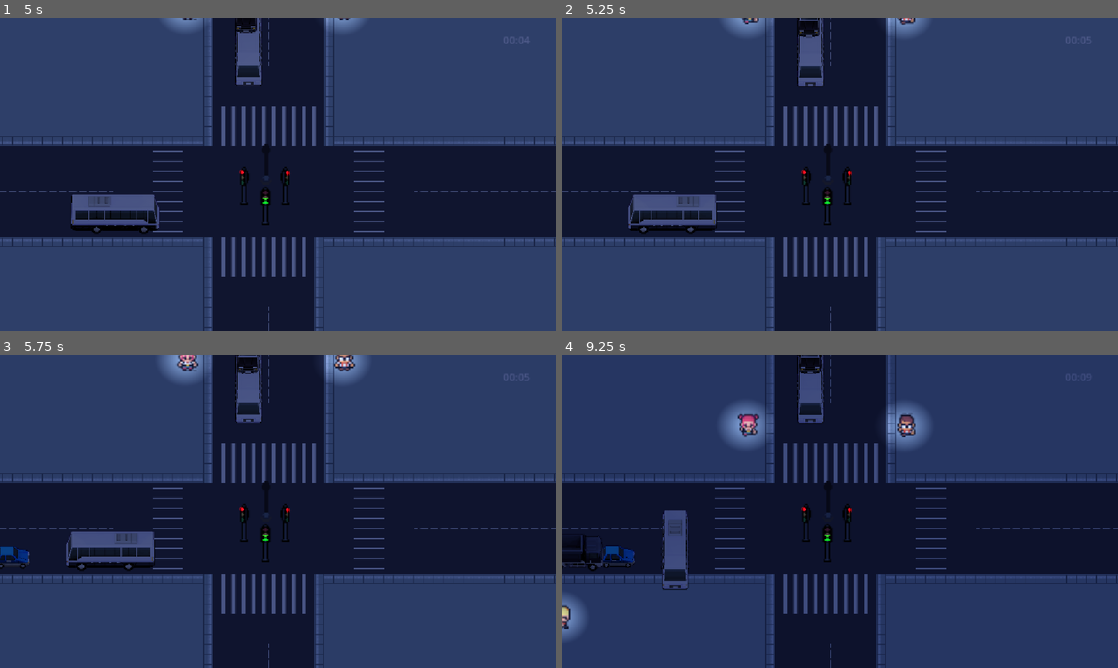
Above: before the commit, frames 1-4 (two rows, left to right).
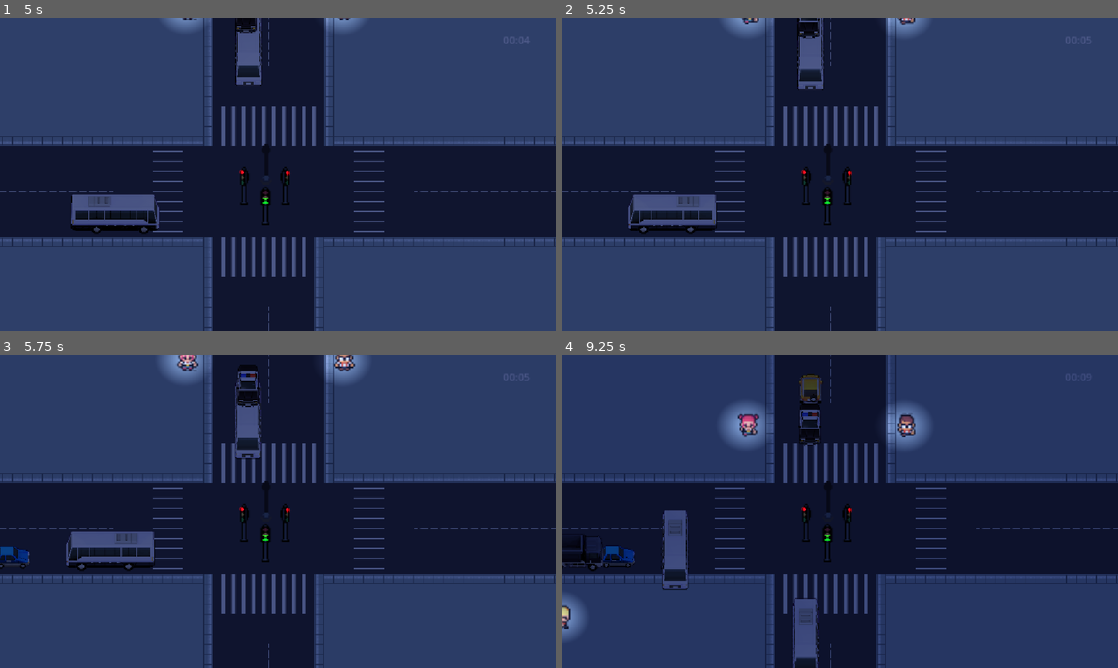
Above: after the commit, the same moments.

Repository: lafgo-fc/game-jam-repoooo
Game: Godot game, scene res://scne/test_one.tscn
The game is run twice, just before and just after one commit, with the same random seed, the same clock (stepped at 60 frames per second) and the same inputs.
Inputs:
- Up to frame 1 (5 s): tap Enter (ui_accept) at 0.5, 0.77, 1.52, 3.02, 3.77, 4.52 s; hold R (traffic control right and left) from 0.53 s (still down)
- Up to frame 2 (5.25 s): keep holding R (traffic control right and left)
- Up to frame 3 (5.75 s): keep holding R (traffic control right and left)
- Up to frame 4 (9.25 s): keep holding R (traffic control right and left); tap Enter (ui_accept) at 6.02, 6.77, 7.52, 9.02 s

Frame 1 is identical in both runs. In frame 2, 0.3% of the frame differs, in the area x 42-48%, y 0-24%; in frame 3, 1.2%; in frame 4, 1.8%, in the area x 41-48%, y 0-100%.

Commit message:
fixed some bugs

Diff:
--- a/scne/scripts/car.gd
+++ b/scne/scripts/car.gd
@@ -96,13 +96,9 @@
 
 		elif GameData.traffic_front_down:
 			target = stop_point
-			vehicle_opt.play(last_direction)
-			return
 
 		else:
 			target = stop_point
-			vehicle_opt.play(last_direction)
-			return
 
 	# Check whether car crossed the intersection
 	if cross_point != null:
@@ -130,11 +126,14 @@
 
 	move_and_slide()
 func process_animation(direction: Vector2) -> void:
-	if velocity.length() > 0.1:
-		if abs(direction.x) > abs(direction.y):
-			last_direction = "right" if direction.x > 0 else "left"
-		else:
-			last_direction = "down" if direction.y > 0 else "top"
+	if velocity.length() < 0.1:
+		vehicle_opt.pause()
+		return
+
+	if abs(direction.x) > abs(direction.y):
+		last_direction = "right" if direction.x > 0 else "left"
+	else:
+		last_direction = "down" if direction.y > 0 else "top"
 
 	if vehicle_opt.animation != last_direction:
 		vehicle_opt.play(last_direction)
